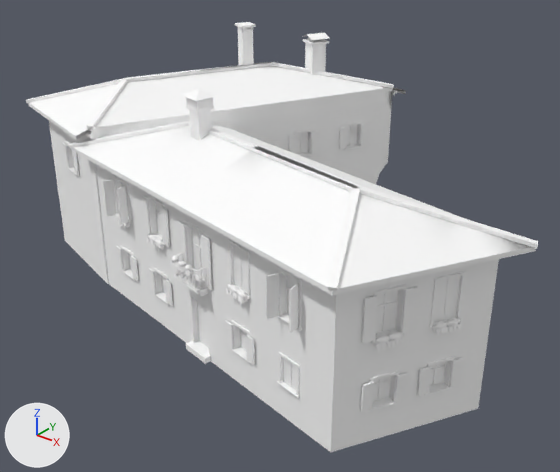
The glTF model games/yorimichi/assets/belmonte/meshes/SM_BM_BT_blk_26.glb, before and after one commit.
Rendered twice from a 50 mm lens placed at (21.7, -27.3, 18.9), pointed at (0.7, -1.2, 2.7). Lighting does not change. The marker at lower left points along +X, +Y and +Z. The older version comes first. Vertices at exactly the same position are counted once.

Script lines for the objects in view, before the commit:
```python
me_sm_bt_blk_26 = bpy.data.meshes.new('SM_BT_blk_26')
me_sm_bt_blk_26.from_pydata(...)  # 5872 vertices, 6681 faces; spans x -13.5..13.6, y -9.9..9.8, z -0.5..11.2
# faces by material slot: [1340, 2392, 475, 1460, 780, 188, 46]
me_sm_bt_blk_26.materials.append(mat_bm_000_m_stone_025)
me_sm_bt_blk_26.materials.append(mat_bm_001_m_ashlar_025)
me_sm_bt_blk_26.materials.append(mat_bm_002_m_roof_005)
me_sm_bt_blk_26.materials.append(mat_bm_003_m_wood_005)
me_sm_bt_blk_26.materials.append(mat_bm_004_m_vcol_001)
me_sm_bt_blk_26.materials.append(mat_bm_005_m_iron_002)
me_sm_bt_blk_26.materials.append(mat_bm_006_m_glass_dark_001)
ob_sm_bm_bt_blk_26 = bpy.data.objects.new('SM_BM_BT_blk_26', me_sm_bt_blk_26)
ob_sm_bm_bt_blk_26.location = (0.0, 0.0, 0.0)
```
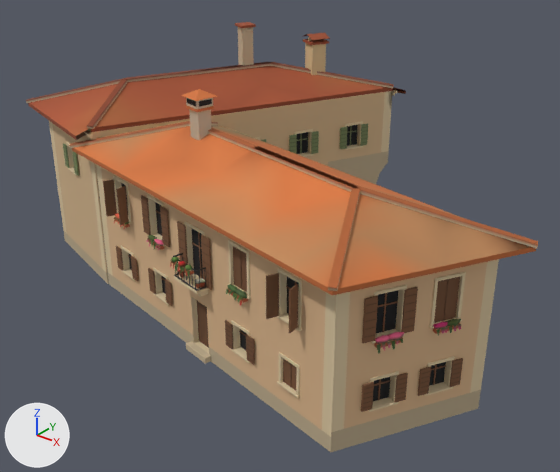
Boxes (x1, y1, x2, y2) around the edits, measured in the pictures (560 x 472 px):
part 1 of me_sm_bt_blk_26, recoloured (white to beige): (26, 22, 538, 452) in both

The change in detail:
me_sm_bt_blk_26 has 5872 vertices, 6681 faces and spans x -13.5..13.6, y -9.9..9.8, z -0.5..11.2.
me_sm_bt_blk_26 is used by ob_sm_bm_bt_blk_26; location (0.0, 0.0, 0.0).
me_sm_bt_blk_26 part 1: 6681 faces centred in x -13.5..13.6, y -9.8..9.7, z -0.4..11.2 are repainted in the vertex colours; the middle colour goes from white #ffffff to beige #d4b48b.
